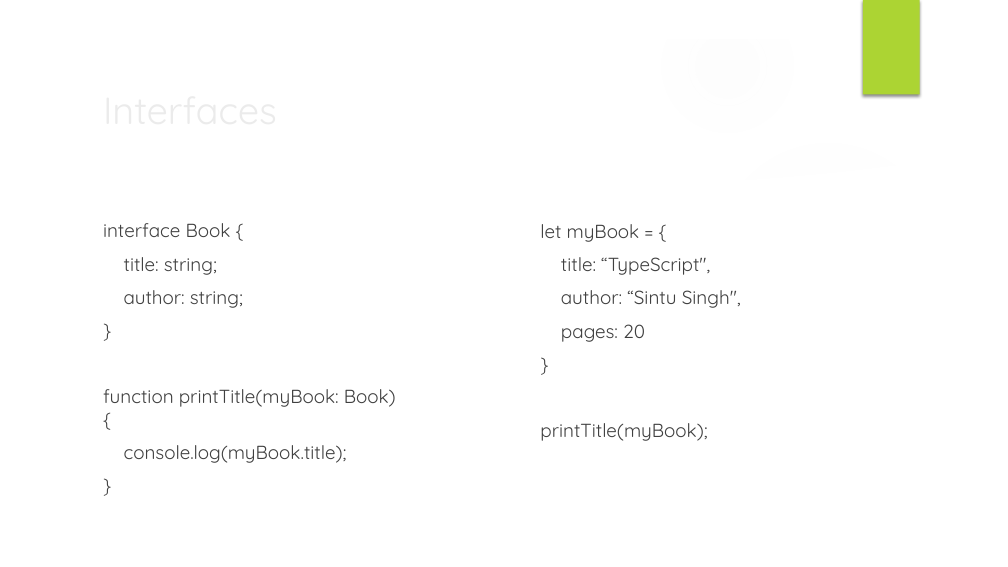
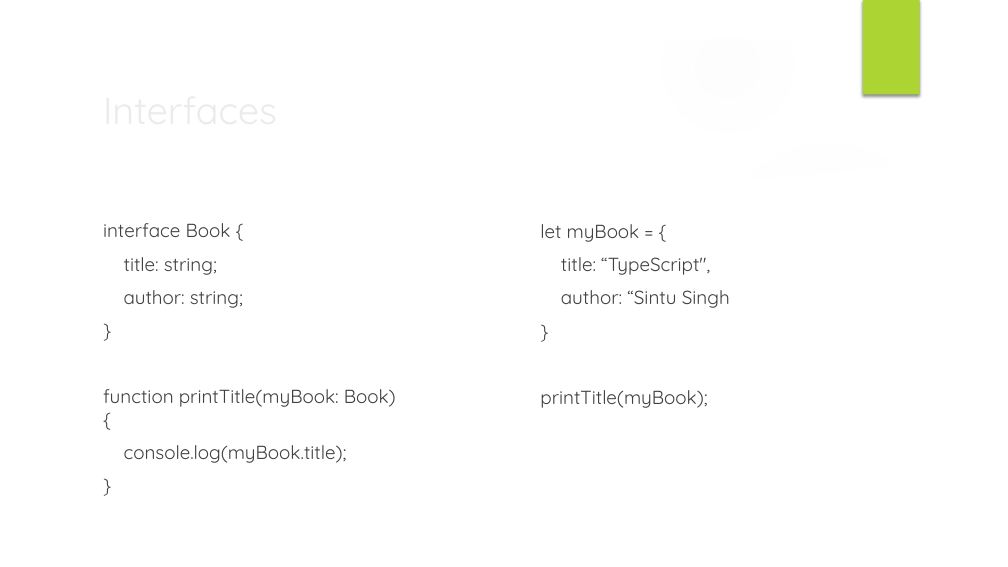
Before and after one commit to sintu-patel/typescript-excercise, a slide deck: slide 12 of docs/typescript-session-ppt.pptx. Drawn at 1008x567 pixels with LibreOffice and Linux fonts; fonts in the diff are those of the drawing; background and template pictures are left out. Boxes give left, top, right and bottom in pixels: in the first picture for what was removed or moved away, otherwise in the second. Text is boxed around its words. In the diff, an @@ line names an element or a change of style, - is before the commit and + after.

```diff
--- a/docs/typescript-session-ppt.pptx
+++ b/docs/typescript-session-ppt.pptx
@@ text at [561,290,730,308]: text changed @@
-author: “Sintu Singh",
-pages: 20
+author: “Sintu Singh
```
Also in this commit, not shown: 1 other slide changed, 1 slide added.
